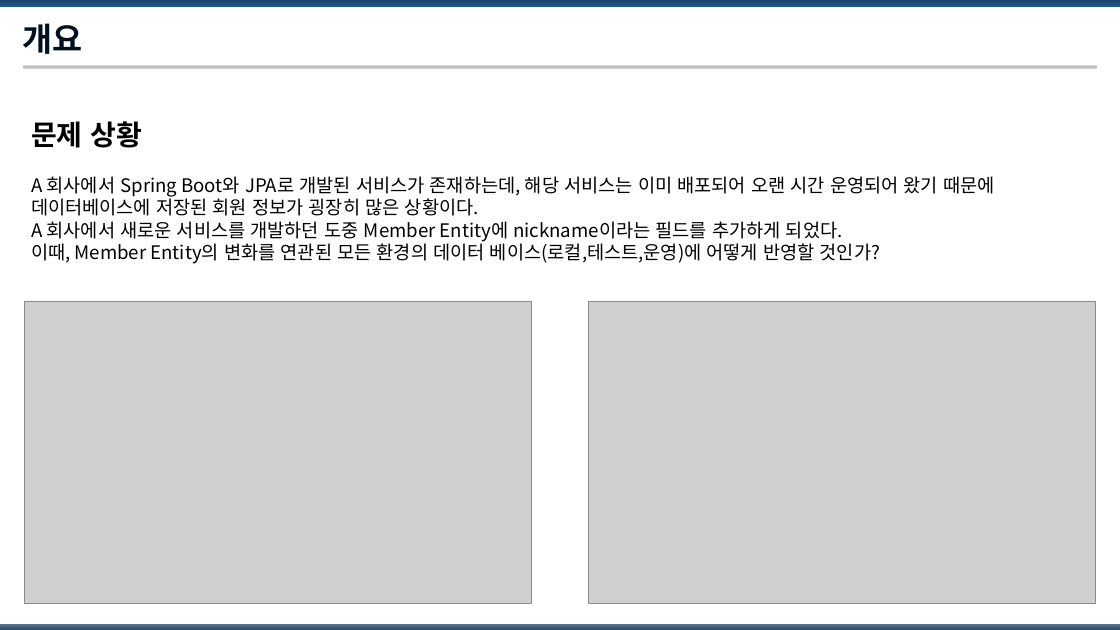
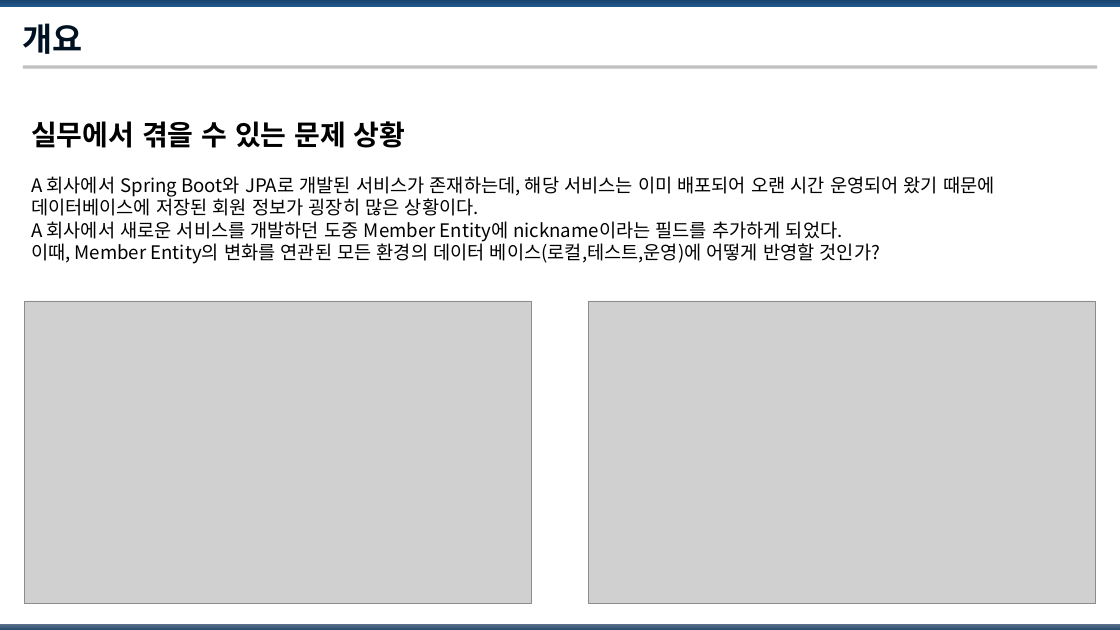
Before and after one commit to Park-Seung-Hun/flyway-test, a slide deck: slide 3 of Database Migration Tool.pptx. Drawn at 1120x630 pixels with LibreOffice and Linux fonts; fonts in the diff are those of the drawing; grey boxes stand for pictures. Boxes give left, top, right and bottom in pixels: in the first picture for what was removed or moved away, otherwise in the second. Text is boxed around its words. In the diff, an @@ line names an element or a change of style, - is before the commit and + after.

```diff
--- a/Database Migration Tool.pptx
+++ b/Database Migration Tool.pptx
@@ text at (x1=31, y1=121, x2=406, y2=148): text changed @@
-문제 상황
+실무에서 겪을 수 있는 문제 상황
```
Also in this commit, not shown: 8 other slides changed, 2 slides added, 3 slides removed, 3 other files.
